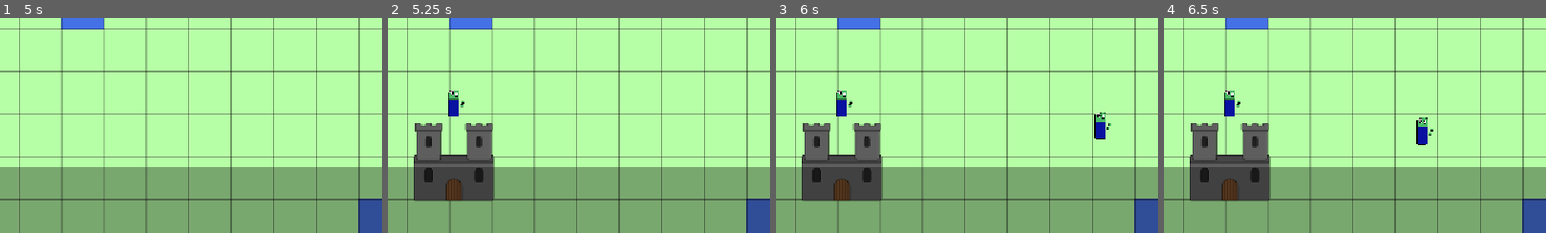
Above: before the commit, frames 1-4 (left to right).
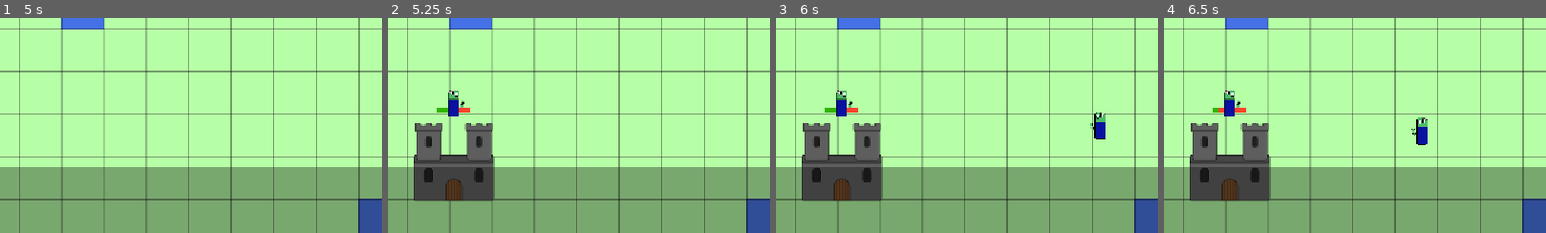
Above: after the commit, the same moments.

Repository: g-santos-m/rts-godot
Game: Godot game, scene res://scenes/main.tscn
The game is run twice, just before and just after one commit, with the same random seed, the same clock (stepped at 60 frames per second) and the same inputs.
Inputs (mouse positions are % of the whole screen's width and height, from its top left):
- Up to frame 1 (5 s): click "Castle" at 0.5 s; click "Zombie" at 1.25 s; click "Castle" at 2 s; click "Zombie" at 2.75 s; click "Castle" at 3.5 s; click "Zombie" at 4.25 s
- Up to frame 2 (5.25 s): tap Enter at 5 s; move the mouse to (45, 70) at 5.02 s; click (45, 70) at 5.17 s
- Up to frame 3 (6 s): tap Space at 5.75 s; move the mouse to (80, 65) at 5.77 s; click (80, 65) at 5.92 s
- Up to frame 4 (6.5 s): no input
The pictures show only the part of the screen within x 36-86%, y 37-87%; the shares and areas given below are measured in that part.

Frame 1 is identical in both runs. In frame 2, 0.1% of the frame differs, in the area x 12-22%, y 41-44%; in frame 3, 0.2%; in frame 4, 0.2%, in the area x 12-71%, y 41-55%.

Commit message:
Created HealthComponent and added to Castle

Diff:
--- a/rts-godot-project/scenes/entities/buildings/castle/castle.gd
+++ b/rts-godot-project/scenes/entities/buildings/castle/castle.gd
@@ -5,20 +5,27 @@
 
 static var id := 1
 
-# Estado
-var current_health := MAX_HEALTH
-
+@onready var _health_comp := $HealthComponent
 @onready var _printer := Printer.new(name)
 
 func _ready() -> void:
     id += 1
+    _health_comp.setup(MAX_HEALTH, _printer)
+    # Hay que llamar a paint_bar() al principio para que la barra de vida tome
+    # tamaño correcto y poder posicionarla adecuadamente después.
+    _health_comp.paint_bar()
+    # Posiciona la barra centrada horizontalmente y 10 píxeles sobre la hitbox
+    # de la entidad.
+    _health_comp.position = Vector2(
+        -(_health_comp.get_child(0).polygon[1].x / 2),
+        -($CollisionShape2D.shape.size.y / 2 + 10)
+    )
+    _health_comp.destroyed.connect(_on_destroyed)
     _printer.cprint("has spawned at ", global_position)
 
 func take_damage(damage: float) -> void:
-    current_health -= damage
-    if current_health < 0:
-        current_health = 0
-    _printer.cprint("has taken ", damage, " damage. Current health is ", current_health, "/", MAX_HEALTH)
-    if current_health == 0:
-        _printer.cprint("has been destroyed")
-        queue_free()
+    _health_comp.take_damage(damage)
+
+func _on_destroyed() -> void:
+    _printer.cprint("has been destroyed")
+    queue_free()
--- a/rts-godot-project/scenes/entities/buildings/castle/castle.tscn
+++ b/rts-godot-project/scenes/entities/buildings/castle/castle.tscn
@@ -2,6 +2,7 @@
 
 [ext_resource type="Script" uid="uid://b4xgary4ibmwp" path="res://scenes/entities/buildings/castle/castle.gd" id="1_58gdu"]
 [ext_resource type="Texture2D" uid="uid://dcd7xkwpw6pqe" path="res://assets/textures/entities/buildings/castle.png" id="2_58gdu"]
+[ext_resource type="PackedScene" uid="uid://cfqtyidaoicm7" path="res://scenes/entities/components/health_component.tscn" id="3_banmx"]
 
 [sub_resource type="RectangleShape2D" id="RectangleShape2D_xqses"]
 size = Vector2(128, 128)
@@ -14,3 +15,6 @@
 
 [node name="Sprite2D" type="Sprite2D" parent="." unique_id=1907619970]
 texture = ExtResource("2_58gdu")
+
+[node name="HealthComponent" parent="." unique_id=1745330916 instance=ExtResource("3_banmx")]
+position = Vector2(-11, -78)
--- a/rts-godot-project/scenes/entities/components/AttackComponent.tscn
+++ b/rts-godot-project/scenes/entities/components/attack_component.tscn
@@ -2,7 +2,7 @@
 
 [ext_resource type="Script" uid="uid://bmrrp5526ii4e" path="res://scenes/entities/components/attack_component.gd" id="1_vqpd0"]
 
-[node name="AttackComponent" type="Node2D" unique_id=1099593692]
+[node name="AttackComponent" type="Node" unique_id=1500910560]
 script = ExtResource("1_vqpd0")
 
 [node name="Timer" type="Timer" parent="." unique_id=980211957]
--- /dev/null
+++ b/rts-godot-project/scenes/entities/components/health_component.gd
@@ -0,0 +1,47 @@
+extends Node
+
+signal destroyed
+
+# Propiedades gráficas
+const red_background_p0 := Vector2(0,0)
+const red_background_p3 := Vector2(0,6)
+const green_bar_p0 := Vector2(0,0)
+const green_bar_p3 := Vector2(0,6)
+
+var _max_health: float
+var current_health: float
+
+@onready var _red_background = $RedBackground
+@onready var _green_bar = $GreenBar
+@onready var _printer: Printer
+
+func setup(max_health: float, printer: Printer) -> void:
+    _max_health = max_health
+    current_health = max_health
+    _printer = printer
+
+func take_damage(damage: float) -> void:
+    current_health -= damage
+    if current_health < 0:
+        current_health = 0
+    _printer.cprint("has taken ", damage, " damage. Current health is ", current_health, "/", _max_health)
+    if current_health != 0:
+        paint_bar()
+    else:
+        destroyed.emit()
+
+func paint_bar() -> void:
+    const length_mult = 5
+    self.visible = _max_health != current_health
+    _red_background.polygon = [
+        red_background_p0,
+        Vector2(_max_health * length_mult, 0),
+        Vector2(_max_health * length_mult, 6),
+        red_background_p3
+    ]
+    _green_bar.polygon = [
+        green_bar_p0,
+        Vector2(current_health * length_mult, 0),
+        Vector2(current_health * length_mult, 6),
+        green_bar_p3
+    ]
--- /dev/null
+++ b/rts-godot-project/scenes/entities/components/health_component.tscn
@@ -0,0 +1,16 @@
+[gd_scene format=3 uid="uid://cfqtyidaoicm7"]
+
+[ext_resource type="Script" uid="uid://dwb61j8mkcaqb" path="res://scenes/entities/components/health_component.gd" id="1_rahqb"]
+
+[node name="HealthComponent" type="Node2D" unique_id=1745330916]
+script = ExtResource("1_rahqb")
+
+[node name="RedBackground" type="Polygon2D" parent="." unique_id=1988232853]
+position = Vector2(-1, -4)
+color = Color(0.9999997, 0.26244318, 0.17641643, 1)
+polygon = PackedVector2Array(1, 1, 21, 1, 21, 7, 1, 7)
+
+[node name="GreenBar" type="Polygon2D" parent="." unique_id=287653990]
+position = Vector2(-1, -4)
+color = Color(0.19505805, 0.71170646, 0, 1)
+polygon = PackedVector2Array(1, 1, 14, 1, 14, 7, 1, 7)
--- a/rts-godot-project/scenes/entities/enemies/zombie/zombie.gd
+++ b/rts-godot-project/scenes/entities/enemies/zombie/zombie.gd
@@ -1,9 +1,9 @@
 extends CharacterBody2D
 
 # Estadísticas
-const UNIT_SPEED := 200.0
-const ATTACK_DAMAGE := 4.0
-const ATTACK_RATE := 1.0      # Segundos entre ataques
+const UNIT_SPEED = 200.0
+const ATTACK_DAMAGE = 4.0
+const ATTACK_RATE = 1.0      # Segundos entre ataques
 
 static var id := 1
 
@@ -11,13 +11,13 @@
 var _current_target: CollisionObject2D
 
 @onready var _nav_agent := $NavigationAgent2D
-@onready var _attack_com := $AttackComponent
+@onready var _attack_comp := $AttackComponent
 
 @onready var _printer := Printer.new(name)
 
 func _ready() -> void:
     id += 1
-    _attack_com.setup(name, ATTACK_DAMAGE, ATTACK_RATE)
+    _attack_comp.setup(name, ATTACK_DAMAGE, ATTACK_RATE)
     _printer.cprint("has spawned at ", global_position)
     _set_closest_building()
 
@@ -36,13 +36,14 @@
     # Si ya ha llegado al objetivo, para y ataca.
     if _nav_agent.is_navigation_finished():
         velocity = Vector2.ZERO
-        _attack_com.attack_target(_current_target)
+        _attack_comp.attack_target(_current_target)
         move_and_slide()
         return
 
     # Calcula la siguiente posición.
     var next_position = _nav_agent.get_next_path_position()
-    var direction = (next_position - global_position).normalized()
+    var direction: Vector2 = (next_position - global_position).normalized()
+    $Sprite2D.flip_h = direction.x < 0
     velocity = direction * UNIT_SPEED
     move_and_slide()
 
--- a/rts-godot-project/scenes/entities/enemies/zombie/zombie.tscn
+++ b/rts-godot-project/scenes/entities/enemies/zombie/zombie.tscn
@@ -1,7 +1,7 @@
 [gd_scene format=3 uid="uid://bepgjptdgri8g"]
 
 [ext_resource type="Script" uid="uid://irhe4i7tuhju" path="res://scenes/entities/enemies/zombie/zombie.gd" id="1_o7d34"]
-[ext_resource type="PackedScene" uid="uid://dn72hx05oapx5" path="res://scenes/entities/components/AttackComponent.tscn" id="2_d6vqm"]
+[ext_resource type="PackedScene" uid="uid://dn72hx05oapx5" path="res://scenes/entities/components/attack_component.tscn" id="2_d6vqm"]
 [ext_resource type="Texture2D" uid="uid://dgqbmosjaxilr" path="res://assets/textures/entities/enemies/zombie0000.png" id="2_rmkjg"]
 
 [sub_resource type="RectangleShape2D" id="RectangleShape2D_o7d34"]
Not shown, added: rts-godot-project/scenes/entities/components/health_component.gd.uid
